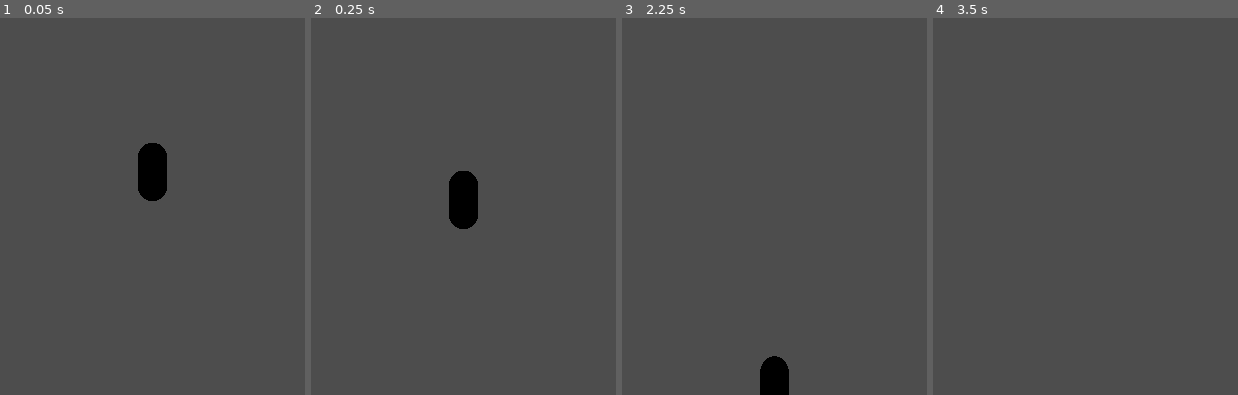
Above: before the commit, frames 1-4 (left to right).
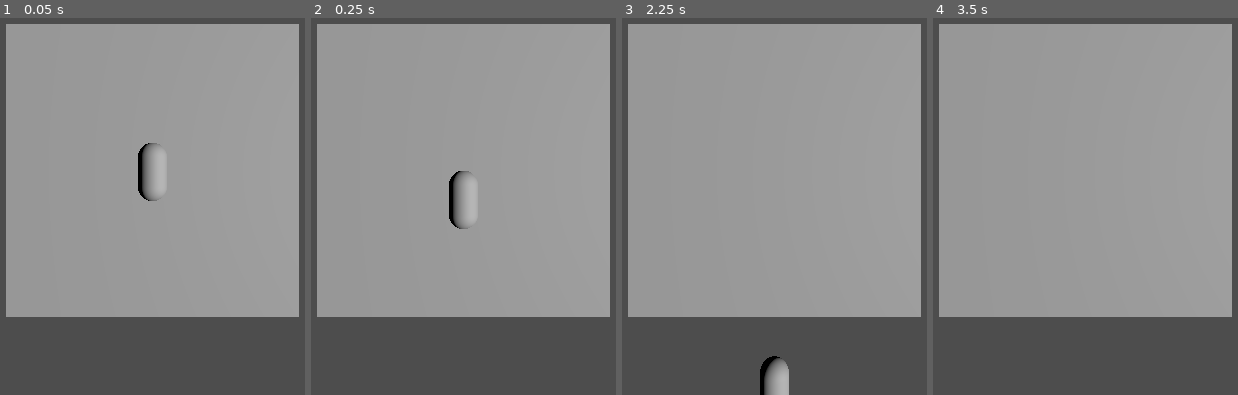
Above: after the commit, the same moments.

Repository: spartacoasesino/boodge2
Game: Godot game, scene res://scenes/environment/main.tscn
The game is run twice, just before and just after one commit, with the same random seed, the same clock (stepped at 60 frames per second) and the same inputs.
Inputs (mouse positions are in pixels of both pictures, inside the frame that each line leads up to):
- Up to frame 1 (0.05 s): no input
- Up to frame 2 (0.25 s): no input
- Up to frame 3 (2.25 s): tap Enter at 0.5 s; move the mouse to (outside the picture) at 0.52 s; hold D 0.53-1.25 s; tap Backspace at 0.6 s; click (outside the picture) at 0.67 s; click (outside the picture) at 0.77 s; tap Space at 1.25 s; drag from (outside the picture) to (734, 259) at 1.27 s; move the mouse to (853, 70) at 2.02 s; hold D from 2.03 s (still down); tap F at 2.1 s
- Up to frame 4 (3.5 s): release D at 2.75 s; tap Enter at 2.75 s; drag from (1045, 259) to (outside the picture) at 2.77 s

The runs differ from the first frame. In frame 1, 74% of the frame differs, in the area x 1-99%, y 1-80%; in frame 2, 74%; in frame 3, 75%, in the area x 1-99%, y 1-100%; in frame 4, 75%.

Commit message:
Movimiento 2.5D: eje Z bloqueado y luz básica

Diff:
--- a/scenes/environment/main.tscn
+++ b/scenes/environment/main.tscn
@@ -10,9 +10,12 @@
 
 [node name="MeshInstance3D" type="MeshInstance3D" parent="." unique_id=40816780]
 transform = Transform3D(-2.1855695e-07, -5, 0, 5, -2.1855695e-07, 0, 0, 0, 5, 0, 0, 0)
-visible = false
 mesh = SubResource("PlaneMesh_8f4ko")
 
 [node name="Camera3D" type="Camera3D" parent="." unique_id=1108858958]
 transform = Transform3D(-4.371139e-08, 0, -1, 0, 1, 0, 1, 0, -4.371139e-08, -10, 0, 0)
 current = true
+
+[node name="DirectionalLight3D" type="DirectionalLight3D" parent="." unique_id=181515175]
+transform = Transform3D(0.7071069, 0, -0.70710677, 0, 1, 0, 0.70710677, 0, 0.7071069, -7.292058, 0, 0)
+light_energy = 1.5
--- a/scripts/player/player.gd
+++ b/scripts/player/player.gd
@@ -5,8 +5,11 @@
 
 func _physics_process(delta):
 	velocity.y -= gravity * delta
+	velocity.z = 0
 
 	if Input.is_action_just_pressed("jump"):
 		velocity.y = jump_force
 
+	global_position.z = 0
+
 	move_and_slide()
